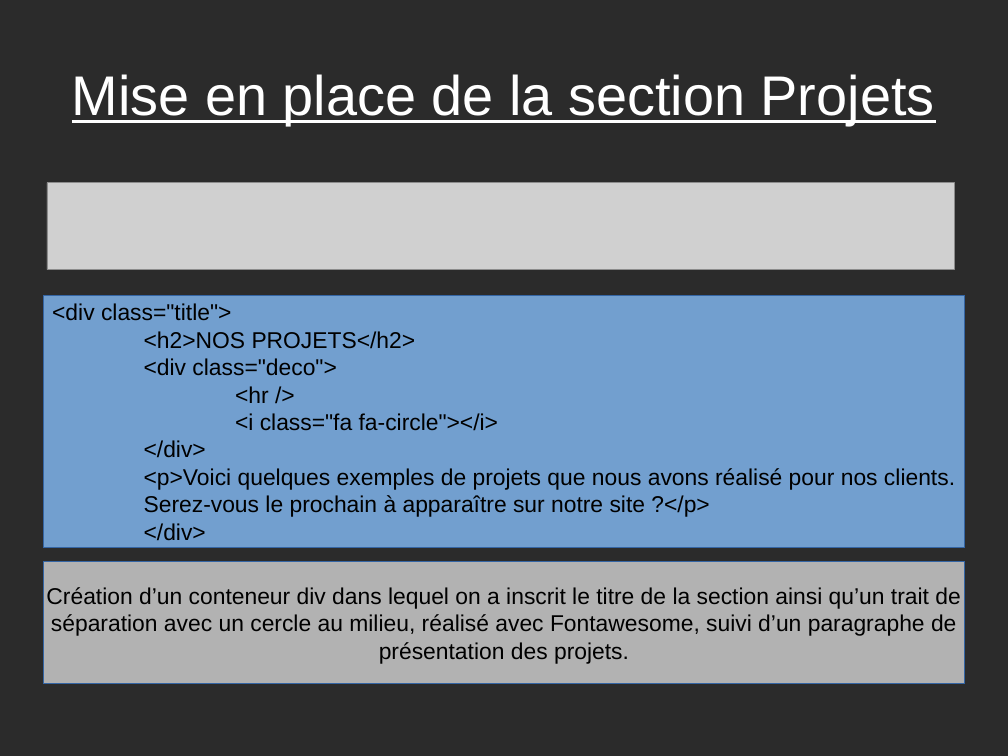
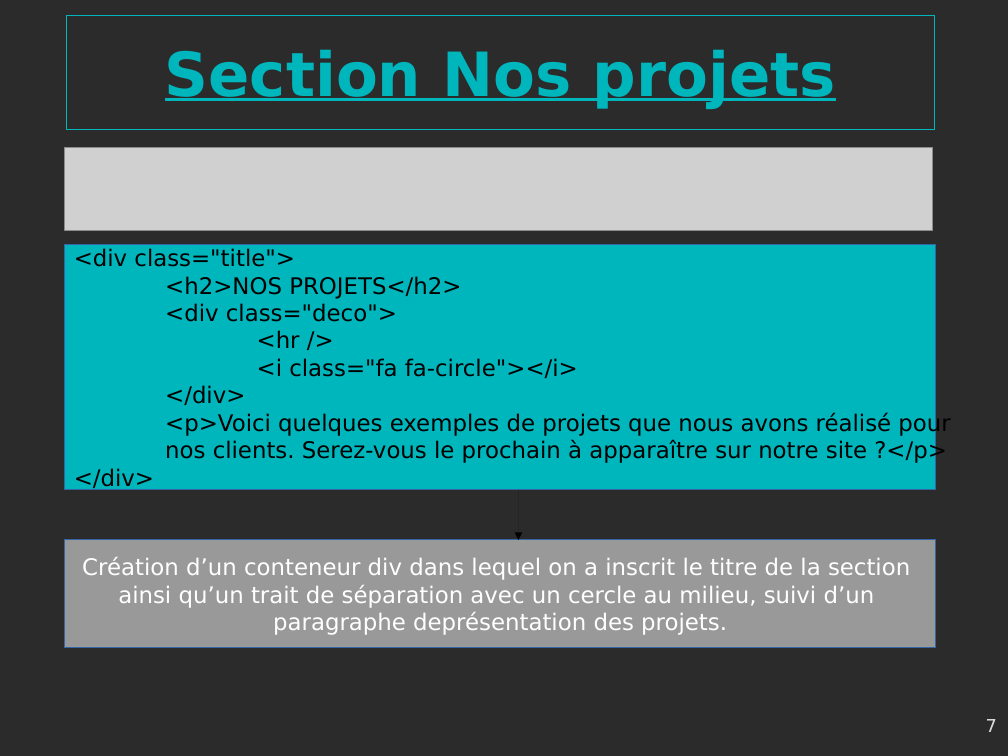
Before and after one commit to gambit13009/webagency, a slide deck: slide 7 of Webagency-presentation.odp (slide 6 before the commit). Drawn at 1008x756 pixels with LibreOffice and Linux fonts; fonts in the diff are those of the drawing; grey boxes stand for pictures; background and template pictures are left out; a plain dark background stands for a picture behind light text. Boxes give left, top, right and bottom in pixels: in the first picture for what was removed or moved away, otherwise in the second. Text is boxed around its words. In the diff, an @@ line names an element or a change of style, - is before the commit and + after.

```diff
--- a/Webagency-presentation.odp
+++ b/Webagency-presentation.odp
@@ title added at [67, 16, 935, 130], outline #00B6BD 0 pt, 48 pt, text #00B6BD, bold, underline @@
+Section Nos projets
@@ title removed at [72, 74, 935, 125] @@
-Mise en place de la section Projets
@@ picture: place and size @@
-picture at [47, 183, 954, 270]
+picture at [65, 147, 933, 231]
@@ rectangle "<div class="title">": place and size @@
-rectangle "<div class="title">" at [43, 295, 965, 547]
+rectangle "<div class="title">" at [65, 245, 937, 490]
@@ rectangle "<div class="title">" at [65, 245, 937, 490]: fill #729FCF to #00B6BD @@
@@ text in rectangle at [74, 248, 578, 492]: font Arial to DejaVu Sans in "<div class="title">", "<h2>NOS PROJETS</h2>", "<div class="deco">", "<hr />" and 3 more places @@
@@ text in rectangle at [165, 412, 950, 464]: text changed; font Arial to DejaVu Sans @@
-<p>Voici quelques exemples de projets que nous avons réalisé pour nos clients.
-Serez-vous le prochain à apparaître sur notre site ?</p>
+<p>Voici quelques exemples de projets que nous avons réalisé pour
+nos clients. Serez-vous le prochain à apparaître sur notre site ?</p>
@@ arrow added from (519, 489) to (519, 541), #000000 0 pt @@
@@ rectangle "Création d’un conteneur div dans ...": place and size @@
-rectangle "Création d’un conteneur div dans ..." at [43, 562, 965, 684]
+rectangle "Création d’un conteneur div dans ..." at [65, 541, 937, 649]
@@ rectangle "Création d’un conteneur div dans ..." at [65, 541, 937, 649]: fill #B2B2B2 to #999999 @@
@@ text in rectangle at [82, 557, 910, 635]: text changed; font Arial to DejaVu Sans; text colour #000000 to #FFFFFF @@
-Création d’un conteneur div dans lequel on a inscrit le titre de la section ainsi qu’un trait de
-séparation avec un cercle au milieu, réalisé avec Fontawesome, suivi d’un paragraphe de
-présentation des projets.
+Création d’un conteneur div dans lequel on a inscrit le titre de la section
+ainsi qu’un trait de séparation avec un cercle au milieu, suivi d’un
+paragraphe deprésentation des projets.
@@ page number added at [986, 719, 997, 732], 14 pt, text #DDDDDD @@
+7
```
Also in this commit, not shown: 9 other slides changed, 1 slide added, 5 other files.
